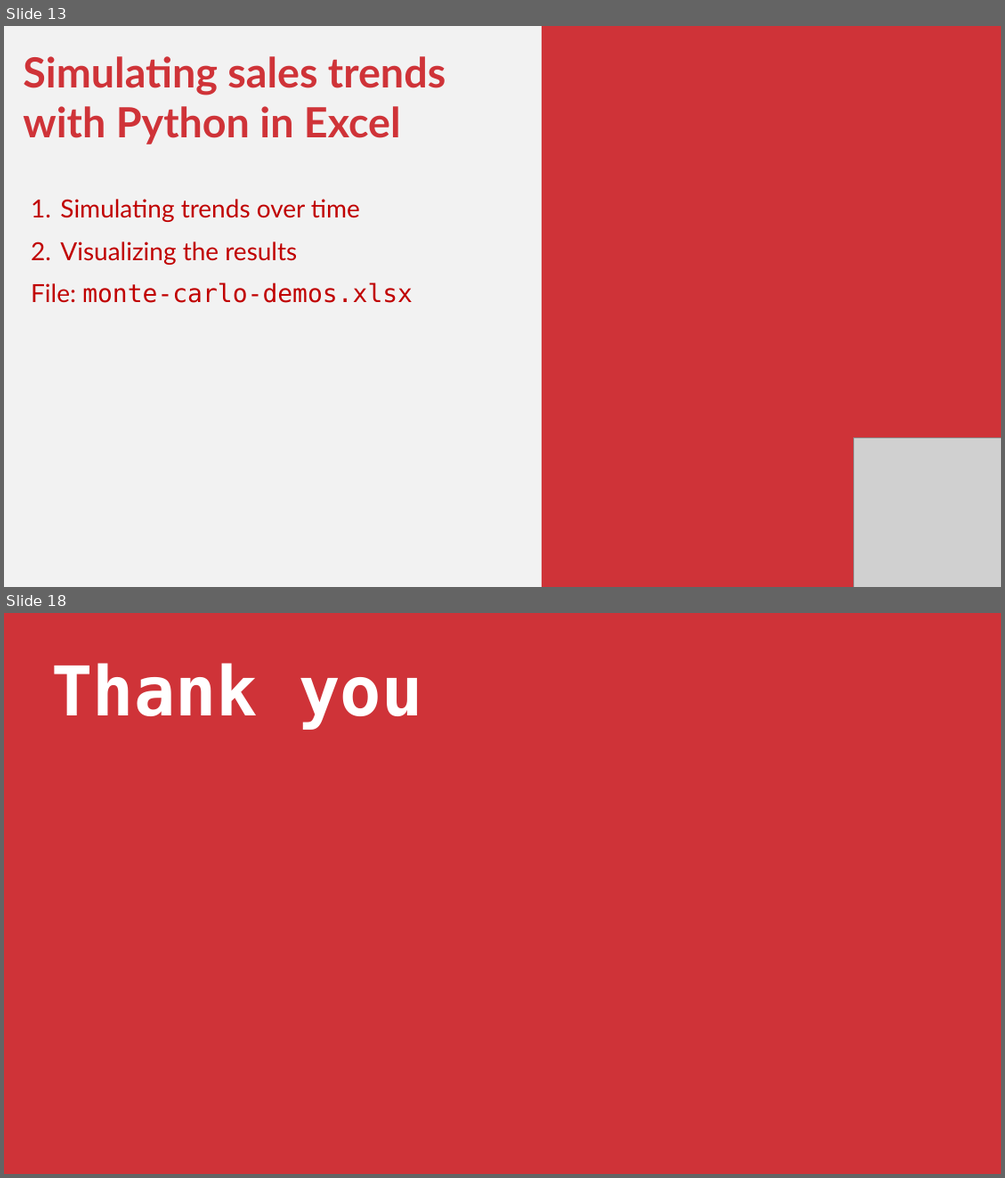
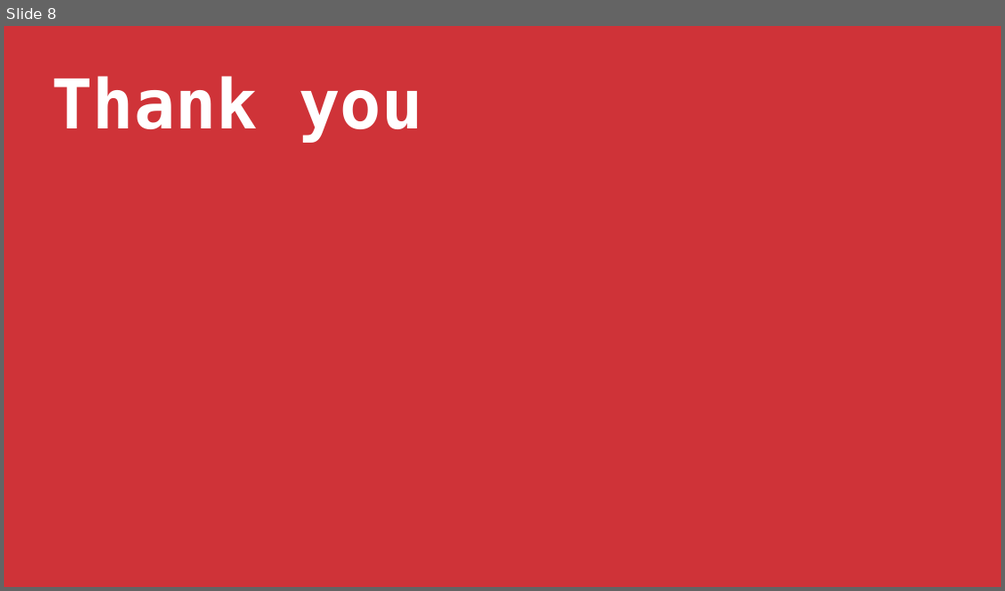
Before and after one commit to stringfestdata/first-steps-power-automate, a slide deck: first-steps-power-automate.pptx. Shown one above the other, each under a label of ours: slides 13 and 18 before the commit, slide 8 after it; the slides between them are not shown. The pictures are 1005x1178 and 1005x591 pixels, drawn with LibreOffice and Linux fonts; fonts in the diff are those of the drawing; grey boxes stand for pictures. Boxes give left, top, right and bottom in pixels: in the first picture for what was removed or moved away, otherwise in the second. Text is boxed around its words. In the diff, an @@ line names an element or a change of style, - is before the commit and + after.

```diff
--- a/first-steps-power-automate.pptx
+++ b/first-steps-power-automate.pptx
@@ slide 13 removed at (4,26,1001,587), background #F2F2F2 @@
@@ rectangle removed at (542,26,1001,587) @@
@@ text removed at (23,56,445,303) @@
-Simulating sales trends with Python in Excel
-1. Simulating trends over time
-2. Visualizing the results
-File: monte-carlo-demos.xlsx
@@ picture removed at (853,437,1001,587) @@
@@ what was slide 18 is now slide 8 @@
```
Also in this commit, not shown: 2 slides changed, 3 slides added, 12 other slides removed.
